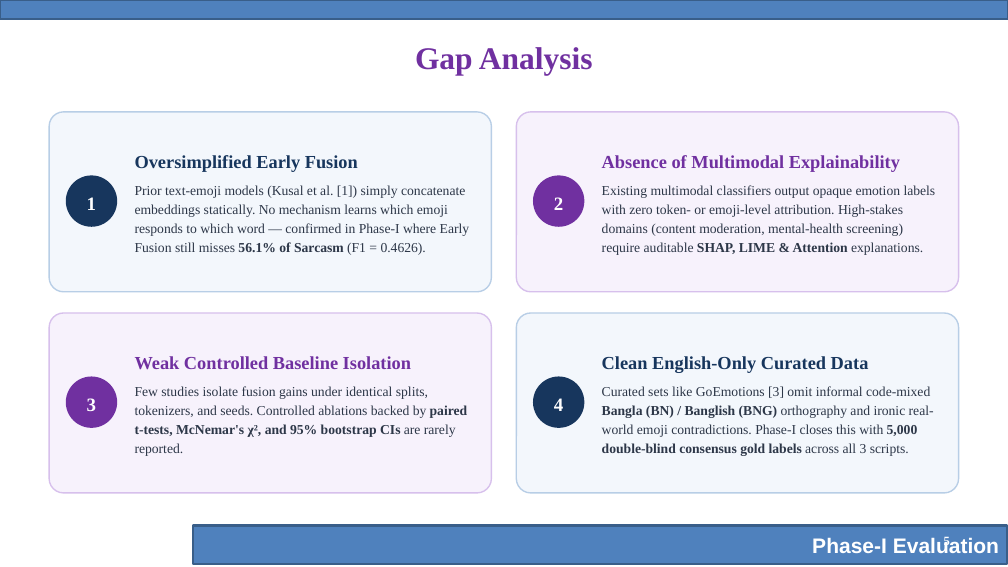
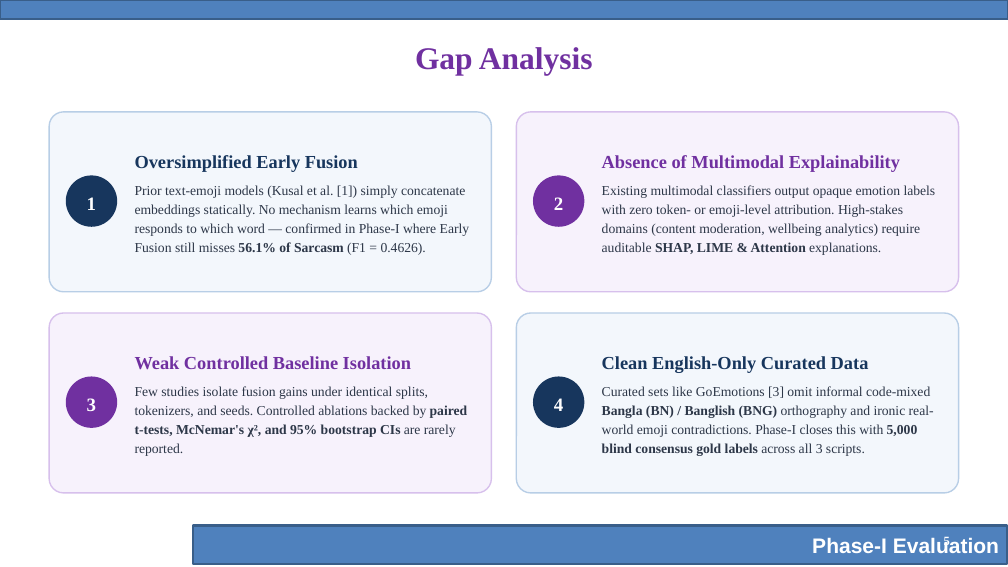
Before and after one commit to ragibcs/AffectFusion, a slide deck: slide 5 of docs/phase_1/AffectFusion_Phase-I_Evaluation.pptx. Drawn at 1008x567 pixels with LibreOffice and Linux fonts; fonts in the diff are those of the drawing; background and template pictures are left out. Boxes give left, top, right and bottom in pixels: in the first picture for what was removed or moved away, otherwise in the second. Text is boxed around its words. In the diff, an @@ line names an element or a change of style, - is before the commit and + after.

Commit message:
Finalize submission-ready Phase-I report, slides, and 11-step methodology diagram

```diff
--- a/docs/phase_1/AffectFusion_Phase-I_Evaluation.pptx
+++ b/docs/phase_1/AffectFusion_Phase-I_Evaluation.pptx
@@ text at box(602, 185, 936, 255): text changed @@
-Existing multimodal classifiers output opaque emotion labels with zero token- or emoji-level attribution. High-stakes domains (content moderation, mental-health screening) require auditable SHAP, LIME & Attention explanations.
+Existing multimodal classifiers output opaque emotion labels with zero token- or emoji-level attribution. High-stakes domains (content moderation, wellbeing analytics) require auditable SHAP, LIME & Attention explanations.
@@ text at box(602, 386, 934, 456): text changed @@
-Curated sets like GoEmotions [3] omit informal code-mixed Bangla (BN) / Banglish (BNG) orthography and ironic real-world emoji contradictions. Phase-I closes this with 5,000 double-blind consensus gold labels across all 3 scripts.
+Curated sets like GoEmotions [3] omit informal code-mixed Bangla (BN) / Banglish (BNG) orthography and ironic real-world emoji contradictions. Phase-I closes this with 5,000 blind consensus gold labels across all 3 scripts.
```
Also in this commit, not shown: 12 other slides changed, 2 other files.
